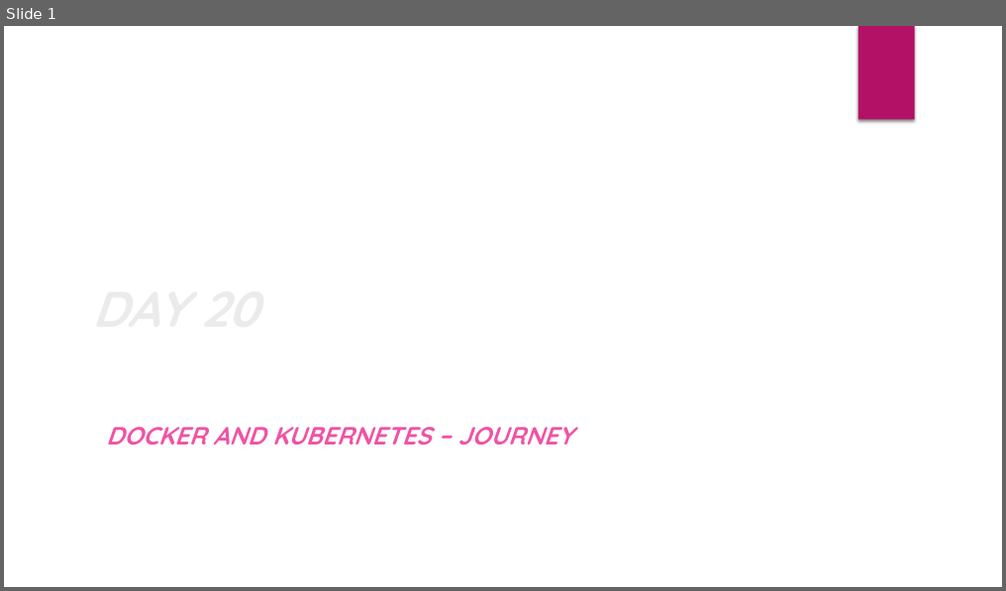
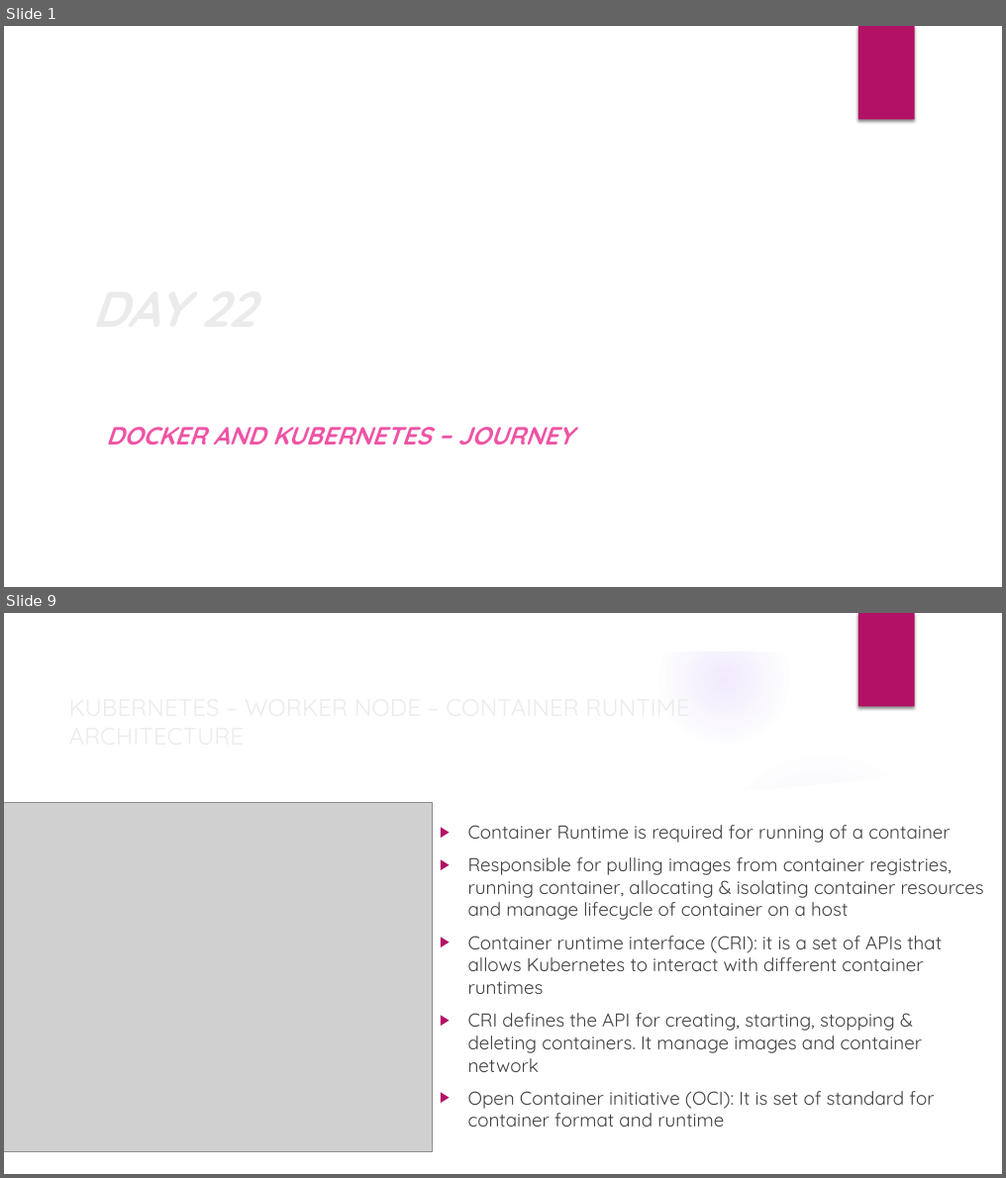
Before and after one commit to deepkumartraining/docker-k8s-April23, a slide deck: Day22/DockerAndKubernetes_Training-Day22.pptx. Shown one above the other, each under a label of ours: slide 1 before the commit, slides 1 and 9 after it; the slides between them are not shown. The pictures are 1006x591 and 1006x1178 pixels, drawn with LibreOffice and Linux fonts; fonts in the diff are those of the drawing; grey boxes stand for pictures; background and template pictures are left out. Boxes give left, top, right and bottom in pixels: in the first picture for what was removed or moved away, otherwise in the second. Text is boxed around its words. In the diff, an @@ line names an element or a change of style, - is before the commit and + after.

```diff
--- a/Day22/DockerAndKubernetes_Training-Day22.pptx
+++ b/Day22/DockerAndKubernetes_Training-Day22.pptx
@@ slide 9 added at (x1=4, y1=613, x2=1002, y2=1174), background picture (left out); not listed: 1 template element that a slide beside it also shows @@
@@ group added at (x1=4, y1=613, x2=1002, y2=1174): 4 ellipses, 3 freeform shapes @@
@@ title added at (x1=61, y1=692, x2=858, y2=750), 23 pt, text #EBEBEB @@
+KUBERNETES – WORKER NODE – CONTAINER RUNTIME ARCHITECTURE
@@ picture added at (x1=4, y1=803, x2=433, y2=1152) @@
@@ text added at (x1=468, y1=825, x2=984, y2=1127), 18 pt, text #404040 @@
+▶ Container Runtime is required for running of a container
+▶ Responsible for pulling images from container registries, running container, allocating & isolating container resources and manage lifecycle of container on a host
+▶ Container runtime interface (CRI): it is a set of APIs that allows Kubernetes to interact with different container runtimes
+▶ CRI defines the API for creating, starting, stopping & deleting containers. It manage images and container network
+▶ Open Container initiative (OCI): It is set of standard for container format and runtime
@@ slide 1 changed as well @@
@@ title at (x1=84, y1=198, x2=807, y2=417): text changed @@
-DAY 20
+DAY 22
```
Also in this commit, not shown: 2 other slides changed, 9 other slides added, 1 slide removed, 3 other files.
